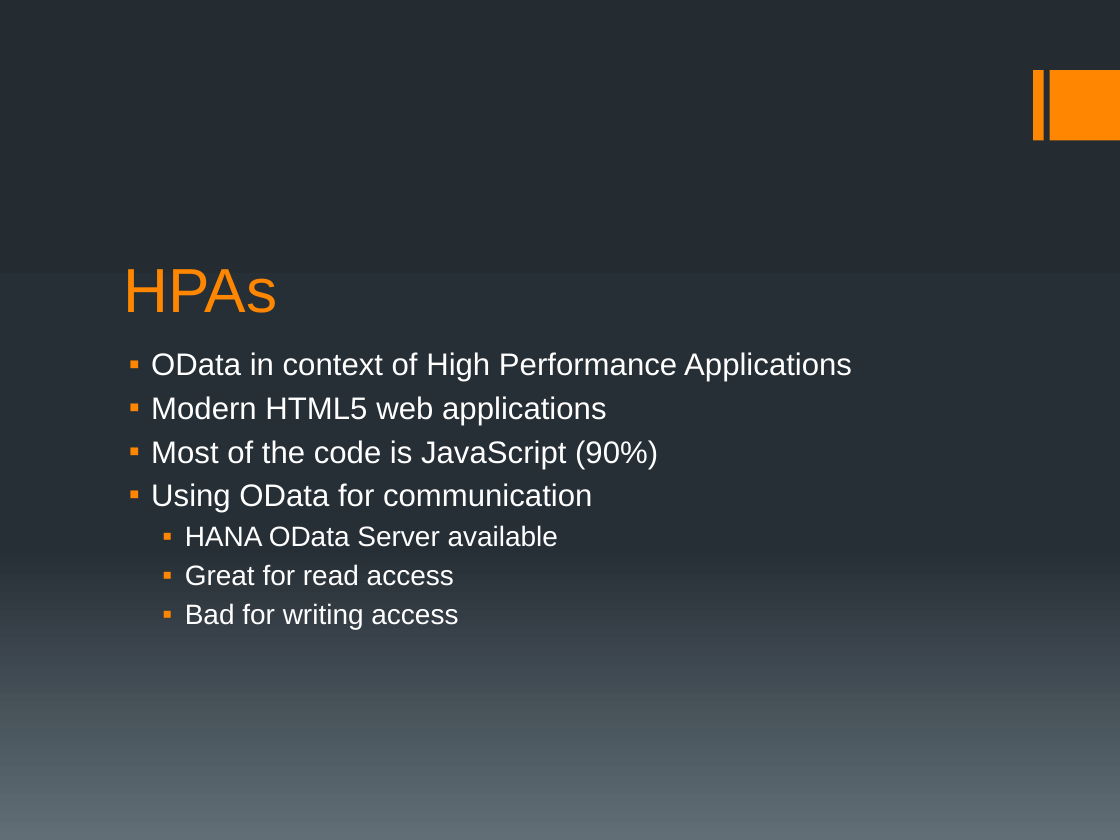
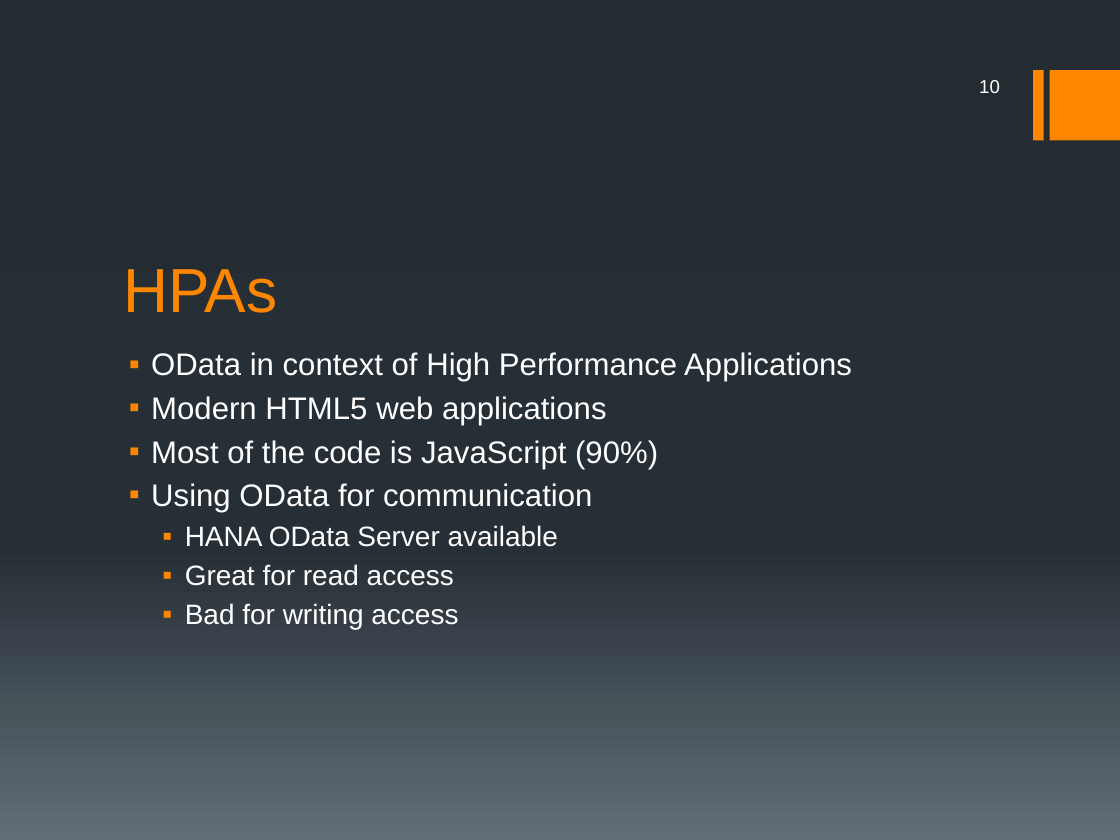
Before and after one commit to fleupold/odataerp, a slide deck: slide 10 of presentation/ODataERP II.pptx (slide 8 before the commit). Drawn at 1120x840 pixels with LibreOffice and Linux fonts; fonts in the diff are those of the drawing. Boxes give left, top, right and bottom in pixels: in the first picture for what was removed or moved away, otherwise in the second. Text is boxed around its words. In the diff, an @@ line names an element or a change of style, - is before the commit and + after.

```diff
--- a/presentation/ODataERP II.pptx
+++ b/presentation/ODataERP II.pptx
@@ page number added at (x1=979, y1=80, x2=1000, y2=93), 12 pt, text #FFFFFF @@
+10
```
Also in this commit, not shown: 9 other slides changed, 3 slides added, 1 slide removed.
